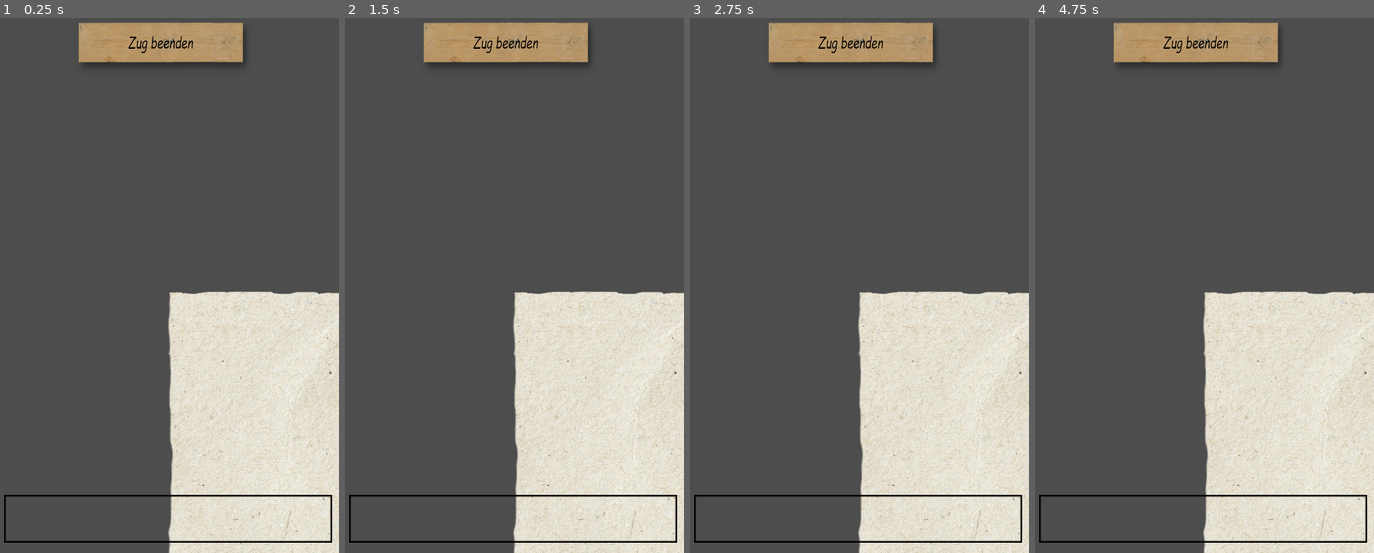
Above: before the commit, frames 1-4 (left to right).
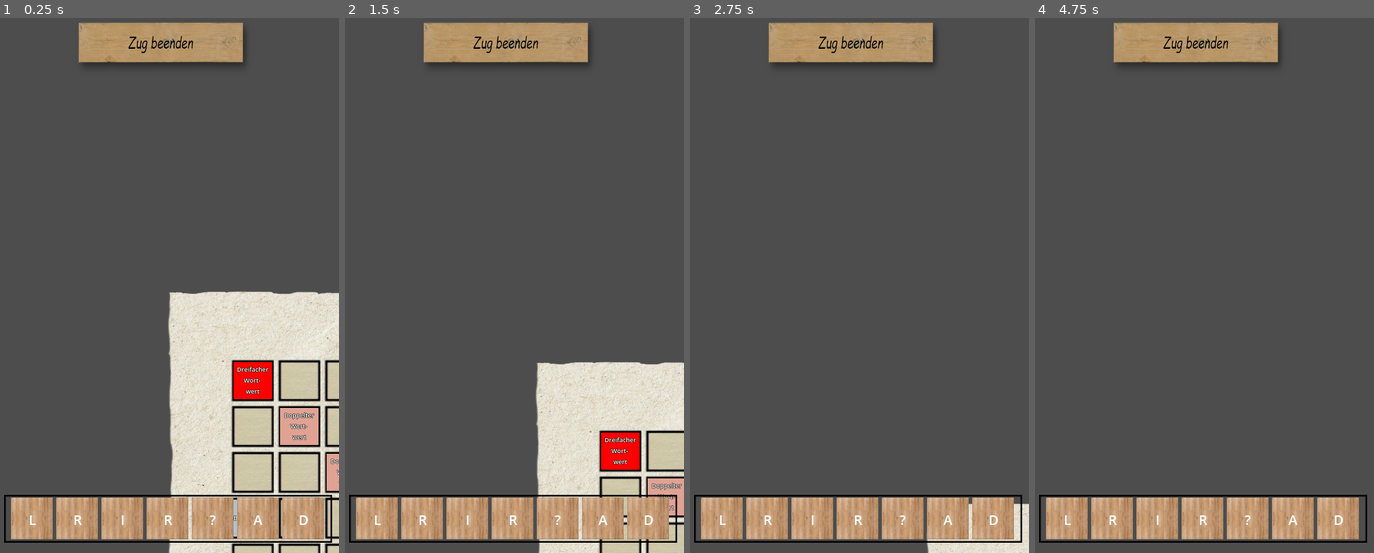
Above: after the commit, the same moments.

Repository: schaefchenaufderweide/scrabble
Game: Godot game, scene res://scenes/Main.tscn
Same seed, same stepped clock (60 frames per second), same inputs: the game is played once before the commit and once after it.
Inputs (mouse positions are in pixels of both pictures, inside the frame that each line leads up to):
- Up to frame 1 (0.25 s): no input
- Up to frame 2 (1.5 s): tap Enter at 0.5 s; move the mouse to (589, 253) at 0.52 s; click (589, 253) at 0.67 s; tap Space at 1.25 s; drag from (443, 306) to (511, 520) at 1.27 s
- Up to frame 3 (2.75 s): tap Enter at 2 s; move the mouse to (893, 157) at 2.02 s; click (893, 157) at 2.17 s
- Up to frame 4 (4.75 s): tap Space at 2.75, 4.25 s; drag from (1184, 387) to (1099, 199) at 2.77 s; tap Enter at 3.5 s; move the mouse to (1306, 360) at 3.52 s; click (1306, 360) at 3.67 s; drag from (1099, 199) to (1201, 520) at 4.27 s

The runs differ from the first frame. In frame 1, 15% of the frame differs, in the area x 3-100%, y 63-100%; in frame 2, 19%; in frame 3, 26%; in frame 4, 27%, in the area x 3-100%, y 51-100%.
Error before the commit: Parse Error: Expected end of statement after expression, found "Identifier" instead. (res://scripts/global_concepts.gd:158)

Commit message:
0.18 erlaubte felder fertig, versuch der animation der erlaubten felder (16.11)

Diff:
--- a/scenes/Spielfeld.tscn
+++ b/scenes/Spielfeld.tscn
@@ -34,6 +34,21 @@
 
 [sub_resource type="Animation" id="Animation_fi18g"]
 resource_name = "select"
+tracks/0/type = "value"
+tracks/0/imported = false
+tracks/0/enabled = true
+tracks/0/path = NodePath("SelectRect:self_modulate")
+tracks/0/interp = 1
+tracks/0/loop_wrap = true
+tracks/0/keys = {
+"times": PackedFloat32Array(0, 0.5, 1),
+"transitions": PackedFloat32Array(1, 1, 1),
+"update": 0,
+"values": [Color(1, 1, 1, 0), Color(1, 1, 1, 1), Color(1, 1, 1, 0)]
+}
+
+[sub_resource type="Animation" id="Animation_7dpf1"]
+resource_name = "allowed"
 loop_mode = 1
 tracks/0/type = "value"
 tracks/0/imported = false
@@ -45,21 +60,18 @@
 "times": PackedFloat32Array(0, 0.5, 1),
 "transitions": PackedFloat32Array(1, 1, 1),
 "update": 0,
-"values": [Color(1, 1, 1, 0), Color(1, 1, 1, 1), Color(1, 1, 1, 0)]
+"values": [Color(0, 1, 0, 0), Color(0, 1, 0, 1), Color(0, 1, 0, 0)]
 }
 
 [sub_resource type="AnimationLibrary" id="AnimationLibrary_4nsok"]
 _data = {
 "RESET": SubResource("Animation_m2xn4"),
+"allowed": SubResource("Animation_7dpf1"),
 "select": SubResource("Animation_fi18g")
 }
 
 [node name="Spielfeld" type="Area2D" groups=["Spielfelder"]]
 script = ExtResource("1_w745b")
-
-[node name="SelectRect" type="Sprite2D" parent="."]
-self_modulate = Color(1, 1, 1, 0)
-texture = ExtResource("2_1t8wd")
 
 [node name="Sprite2D" type="Sprite2D" parent="."]
 texture = ExtResource("1_1qnwi")
@@ -192,6 +204,11 @@
 visible = false
 texture = ExtResource("3_c1hra")
 
+[node name="SelectRect" type="Sprite2D" parent="."]
+self_modulate = Color(1, 1, 1, 0)
+z_index = 2
+texture = ExtResource("2_1t8wd")
+
 [node name="AnimationPlayer" type="AnimationPlayer" parent="."]
 libraries = {
 "": SubResource("AnimationLibrary_4nsok")
--- a/scripts/global_concepts.gd
+++ b/scripts/global_concepts.gd
@@ -135,44 +135,71 @@
 	print(woerter_vertikal)
 
 func get_allowed_spielfelder():
+
 	# legerichtung eruieren
 	var belegte_felder = get_belegte_felder()
 	var frisch_belegte_felder = get_frisch_belegte_felder()
 	print("frisch belegt", frisch_belegte_felder)
 	print("gesamt gelegt", belegte_felder)
-	var relevante_steine
+
+
+
+
+	var allowed_x = []
+	var allowed_y = []
 	if len(frisch_belegte_felder) == 0:  # 0 -> alle richtungen erlaubt und alle gelegten steine erlaubt
-		allowed_richtungen = [[-1, 0], [1, 0], [0, -1], [0, 1]]  # alle richtungen
-		relevante_steine = belegte_felder
+		#allowed_richtungen = [[-1, 0], [1, 0], [0, -1], [0, 1]]  # alle richtungen
+		allowed_x = range(0, 15)
+		allowed_y = range(0, 15)
 	elif len(frisch_belegte_felder) == 1: # 1 > alle richtungen erlaubt, nur frisch belegte felder
-		allowed_richtungen = [[-1, 0], [1, 0], [0, -1], [0, 1]]  # alle richtungen
-		relevante_steine = frisch_belegte_felder
+		#allowed_richtungen = [[-1, 0], [1, 0], [0, -1], [0, 1]]  # alle richtungen
+		allowed_x = [frisch_belegte_felder[0][0]]
+		allowed_y = [frisch_belegte_felder[0][1]]
+
 	elif frisch_belegte_felder[-2][1] == frisch_belegte_felder[-1][1]:
-		allowed_richtungen = [[-1, 0], [1, 0]] # horizontal
-		relevante_steine = frisch_belegte_felder
+		#allowed_richtungen = [[-1, 0], [1, 0]] # horizontal
+		allowed_y = [frisch_belegte_felder[0][1]]
 	else:
-		allowed_richtungen = [[0, -1], [0, 1]] # vertikal
-		relevante_steine = frisch_belegte_felder
+		#allowed_richtungen = [[0, -1], [0, 1]] # vertikal
+		allowed_x = [frisch_belegte_felder[0][0]]
+
 	# alle spielfelder anfangs auf nicht allowed setzen
 
-	XXXX TODO XXXXX falsche erlaubte felder!!!!
+	print("allowed x:", allowed_x)
+	print("allowed y:", allowed_y)
 	for feld in all_spielfelder:
 		all_spielfelder[feld].allowed = false
-
-
+		#all_spielfelder[feld].animation_player.stop()
+
+	# WARUM WWARUM WARUM SPIELEN SIE DIE ANIMATION NICHT ????
 
 	if not all_spielfelder[[7,7]].belegt:
 		all_spielfelder[[7,7]].allowed = true
+		all_spielfelder[[7,7]].animation_player.play("allowed")
 		# dann ist NUR dieses erlaubt
 		return
 
-	for feld in relevante_steine:
-		print("allowte richtungen", allowed_richtungen)
-		for richtung in allowed_richtungen:
+
+	for feld in belegte_felder:
+		#print("allowte richtungen", allowed_richtungen)
+
+		for richtung in [[-1, 0], [1, 0], [0, -1], [0, 1]]:
 			var checkfeld = [feld[0] + richtung[0], feld[1] + richtung[1]]
+
+
 			if not checkfeld in belegte_felder and checkfeld in all_spielfelder:
-				all_spielfelder[checkfeld].allowed = true
-	#
+				if richtung == [-1, 0] or richtung == [1, 0]:
+					if checkfeld[1] in allowed_y:  # wenn horizontal check muss y stimmen
+						all_spielfelder[checkfeld].allowed = true
+						all_spielfelder[checkfeld].animation_player.play("allowed")
+				elif richtung == [0, -1] or richtung == [0, 1]: # wenn vertikel muss x stimmen
+					if checkfeld[0] in allowed_x:
+						all_spielfelder[checkfeld].allowed = true
+						all_spielfelder[checkfeld].animation_player.play("allowed")
+
+
+
+
 
 func clear_frisch_belegte_woerter():
 	for feld in GlobalConcepts.all_spielfelder:  # GD SCRIPT VERGISST (?)
--- a/scripts/main.gd
+++ b/scripts/main.gd
@@ -7,7 +7,7 @@
 	GlobalConcepts.player_hand.ziehe_steine()
 
 	GlobalConcepts.get_allowed_spielfelder()
-
-func _process(delta: float) -> void:
-	var fresh = GlobalConcepts.get_frisch_belegte_felder()
-	print(len(fresh))
+#
+#func _process(delta: float) -> void:
+	#var fresh = GlobalConcepts.get_frisch_belegte_felder()
+	#print(len(fresh))
Binary file changed: graphics/spielfeld_rahmen.png
Not shown, changed: roadmap.txt
Not shown: 1 places in scenes/Spielfeld.tscn that only renumber resources
